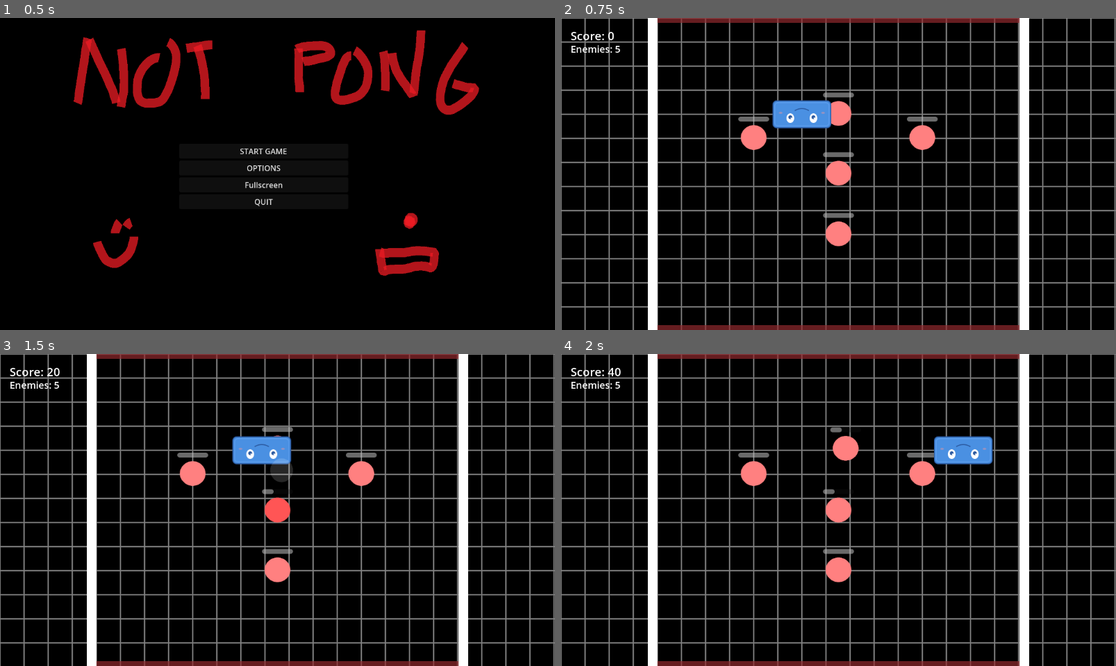
Above: before the commit, frames 1-4 (two rows, left to right).
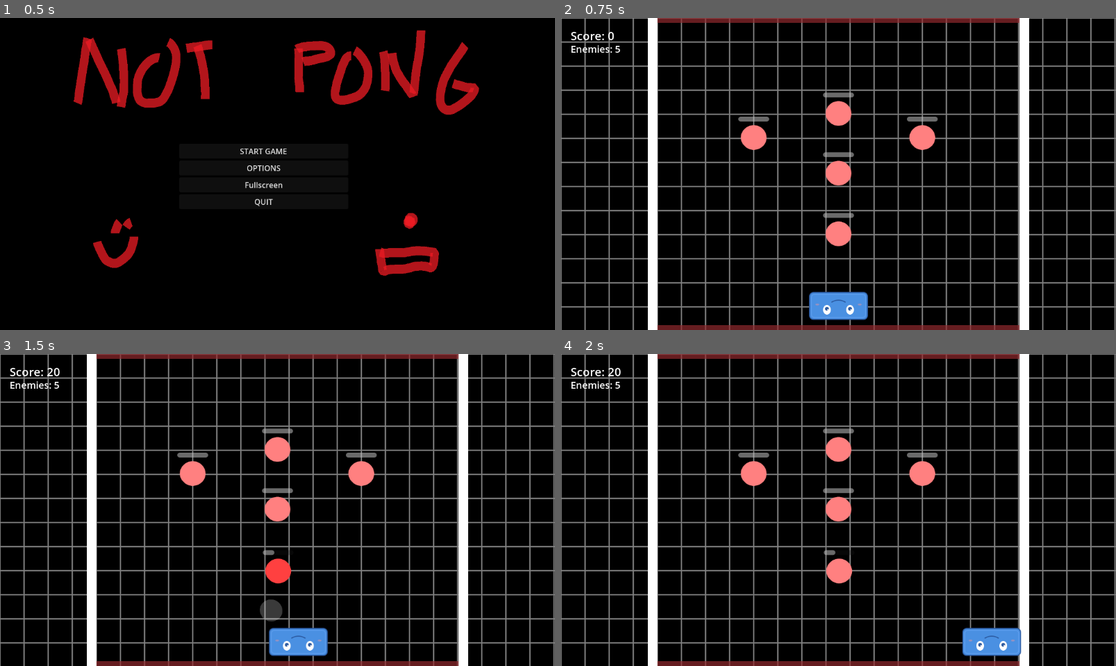
Above: after the commit, the same moments.

Repository: Nicheen/GameJamSummer2025
Game: Godot game, scene res://scenes/menus/main_menu.tscn
Two runs of this game, one before a commit and one after it. Both use one fixed random seed, a clock stepped at 60 frames per second and the inputs below.
Inputs (mouse positions are in pixels of both pictures, inside the frame that each line leads up to):
- Up to frame 1 (0.5 s): no input
- Up to frame 2 (0.75 s): click "START GAME" at 0.5 s
- Up to frame 3 (1.5 s): tap Enter (ui_accept) at 1.25 s; move the mouse to (399, 494) at 1.27 s; hold D (move_right) from 1.28 s (still down); click (399, 494) at 1.35 s
- Up to frame 4 (2 s): keep holding D (move_right); tap Enter (ui_accept) at 1.52 s

Frame 1 is identical in both runs. In frame 2, 1.9% of the frame differs, in the area x 38-56%, y 26-97%; in frame 3, 3.2%, in the area x 41-60%, y 23-97%; in frame 4, 2.5%.

Commit message:
center player

Diff:
--- a/gamejamsummer2025/scripts/main.gd
+++ b/gamejamsummer2025/scripts/main.gd
@@ -79,6 +79,10 @@
 	player = player_scene.instantiate()
 	add_child(player)
 
+	# Set player position to center bottom
+	var bottom_y = play_area_center.y + (play_area_size.y * 0.5) - 50  # 50px från botten
+	player.global_position = Vector2(play_area_center.x, bottom_y)
+
 	# Set up the player
 	if player.has_method("set_play_area"):
 		player.set_play_area(play_area_center, play_area_size)
